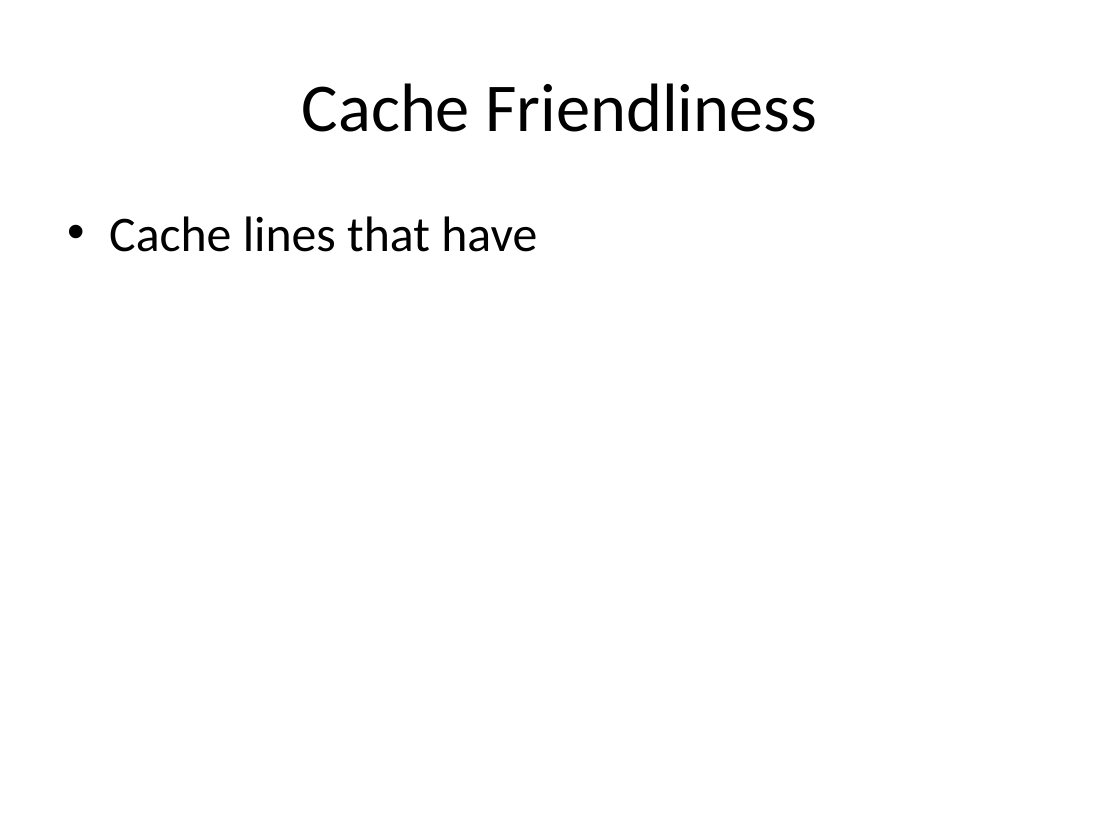
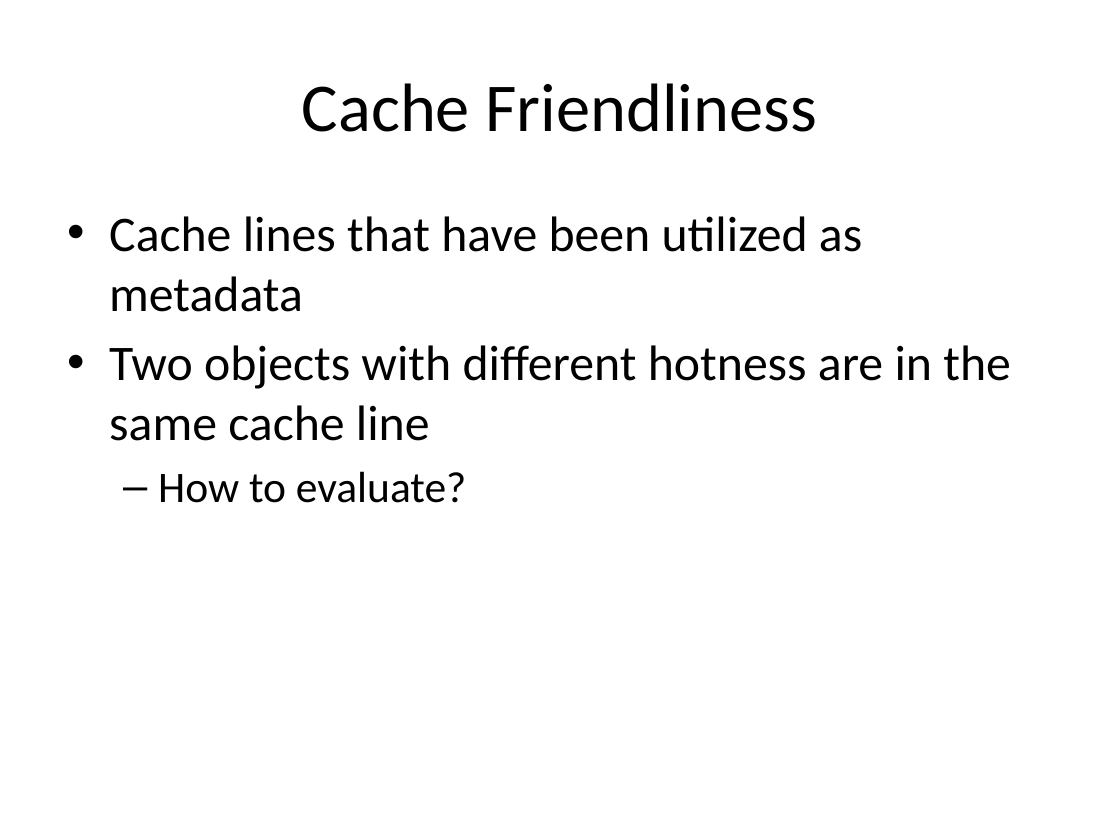
Before and after one commit to UTSASRG/MemPerf-Pro, a slide deck: slide 10 of AllocatorProfiler.pptx. Drawn at 1120x840 pixels with LibreOffice and Linux fonts; fonts in the diff are those of the drawing. Boxes give left, top, right and bottom in pixels: in the first picture for what was removed or moved away, otherwise in the second. Text is boxed around its words. In the diff, an @@ line names an element or a change of style, - is before the commit and + after.

```diff
--- a/AllocatorProfiler.pptx
+++ b/AllocatorProfiler.pptx
@@ text at box(109, 216, 1011, 503): text changed @@
-• Cache lines that have
+• Cache lines that have been utilized as metadata
+• Two objects with different hotness are in the same cache line
+  – How to evaluate?
```
Also in this commit, not shown: 2 other slides changed.
